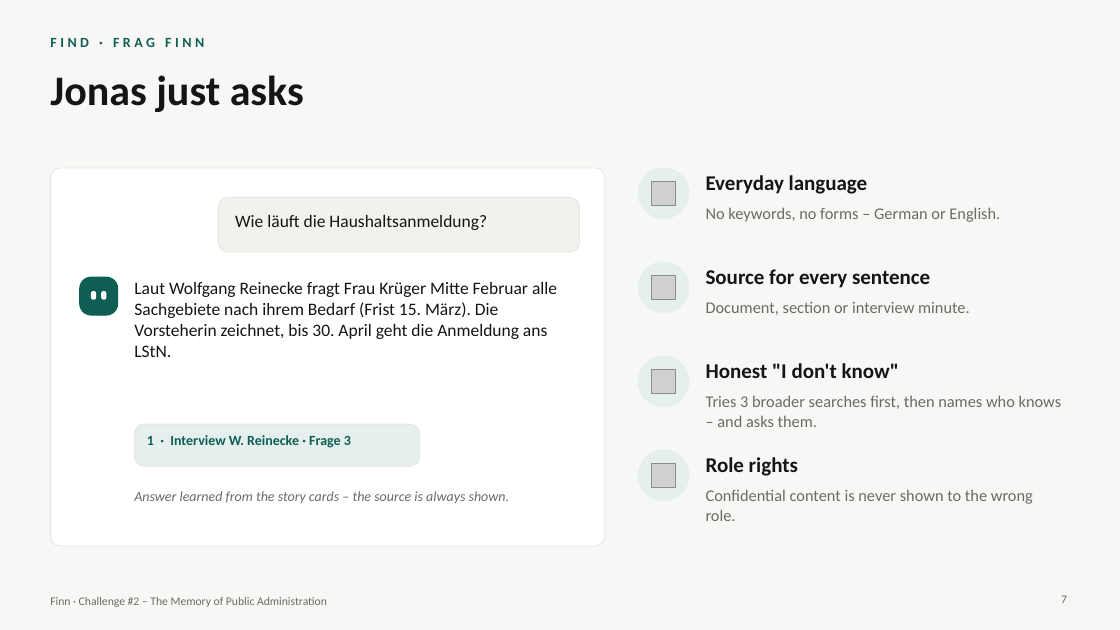
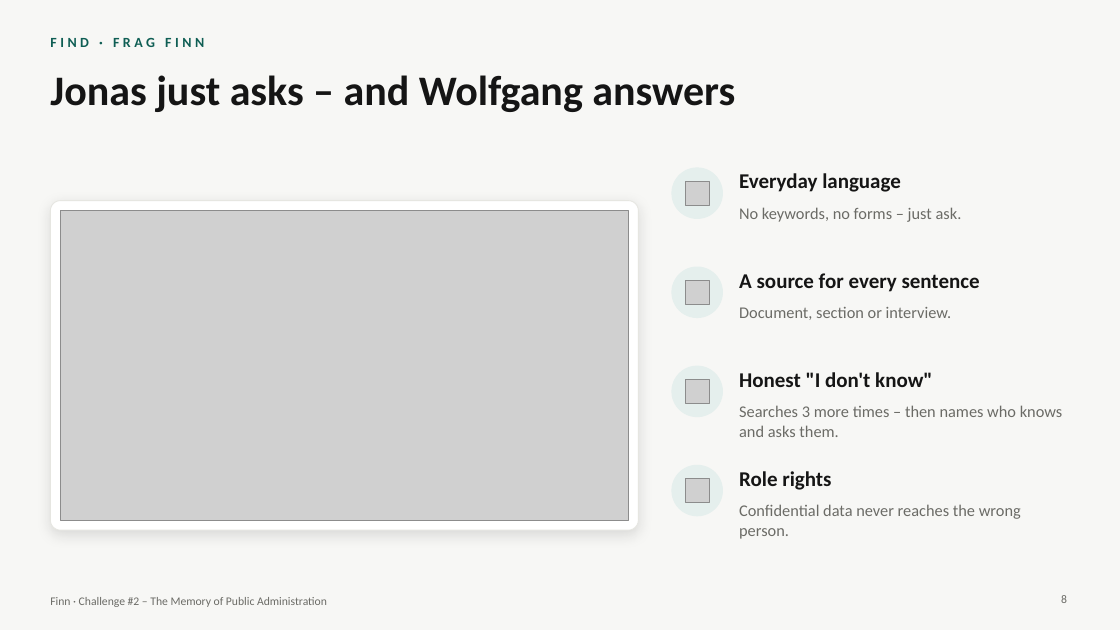
Before and after one commit to Akshai-Athota/MOE, a slide deck: slide 8 of presentation/Finn_Pitch.pptx (slide 7 before the commit). Drawn at 1120x630 pixels with LibreOffice and Linux fonts; fonts in the diff are those of the drawing; grey boxes stand for pictures. Boxes give left, top, right and bottom in pixels: in the first picture for what was removed or moved away, otherwise in the second. Text is boxed around its words. In the diff, an @@ line names an element or a change of style, - is before the commit and + after.

```diff
--- a/presentation/Finn_Pitch.pptx
+++ b/presentation/Finn_Pitch.pptx
@@ title at box(50, 75, 735, 112): text changed @@
-Jonas just asks
+Jonas just asks – and Wolfgang answers
@@ ellipse: place and size @@
-ellipse at box(639, 450, 689, 501)
+ellipse at box(672, 168, 723, 218)
@@ text "Everyday language": place and size @@
-text "Everyday language" at box(706, 175, 868, 194)
+text "Everyday language" at box(739, 173, 901, 192)
@@ rounded rectangle: place and size @@
-rounded rectangle at box(50, 168, 605, 546)
+rounded rectangle at box(50, 201, 639, 530)
@@ rounded rectangle at box(50, 201, 639, 530): shadow on; proportions changed @@
@@ rounded rectangle removed at box(218, 197, 580, 252) @@
@@ picture: place and size @@
-picture at box(652, 181, 676, 206)
+picture at box(686, 181, 710, 206)
@@ text at box(739, 207, 962, 222): text changed @@
-No keywords, no forms – German or English.
+No keywords, no forms – just ask.
@@ picture added at box(60, 211, 628, 520) @@
@@ text removed at box(235, 215, 487, 230) @@
-Wie läuft die Haushaltsanmeldung?
@@ ellipse: place and size @@
-ellipse at box(639, 356, 689, 407)
+ellipse at box(672, 267, 723, 318)
@@ rounded rectangle removed at box(80, 277, 118, 315) @@
@@ rounded rectangle removed at box(92, 292, 96, 299) @@
@@ rounded rectangle removed at box(102, 292, 106, 299) @@
@@ text removed at box(134, 282, 557, 357) @@
-Laut Wolfgang Reinecke fragt Frau Krüger Mitte Februar alle Sachgebiete nach ihrem Bedarf (Frist 15. März). Die Vorsteherin zeichnet, bis 30. April geht die Anmeldung ans LStN.
@@ picture: place and size @@
-picture at box(652, 276, 676, 300)
+picture at box(686, 281, 710, 305)
@@ text at box(739, 273, 980, 292): text changed @@
-Source for every sentence
+A source for every sentence
@@ text at box(739, 307, 951, 320): text changed @@
-Document, section or interview minute.
+Document, section or interview.
@@ ellipse: place and size @@
-ellipse at box(639, 168, 689, 218)
+ellipse at box(672, 366, 723, 417)
@@ picture: place and size @@
-picture at box(652, 370, 676, 394)
+picture at box(686, 380, 710, 404)
@@ text "Honest "I don't know"": place and size @@
-text "Honest "I don't know"" at box(706, 363, 899, 378)
+text "Honest "I don't know"" at box(739, 372, 932, 387)
@@ text at box(739, 405, 1063, 437): text changed @@
-Tries 3 broader searches first, then names who knows – and asks them.
+Searches 3 more times – then names who knows and asks them.
@@ rounded rectangle removed at box(134, 424, 420, 466) @@
@@ text removed at box(147, 435, 351, 448) @@
-1 · Interview W. Reinecke · Frage 3
@@ ellipse: place and size @@
-ellipse at box(639, 262, 689, 313)
+ellipse at box(672, 465, 723, 516)
@@ picture: place and size @@
-picture at box(652, 464, 676, 488)
+picture at box(686, 479, 710, 503)
@@ text "Role rights": place and size @@
-text "Role rights" at box(706, 457, 798, 476)
+text "Role rights" at box(739, 471, 831, 490)
@@ text removed at box(134, 491, 509, 503) @@
-Answer learned from the story cards – the source is always shown.
@@ text at box(739, 504, 1021, 539): text changed @@
-Confidential content is never shown to the wrong role.
+Confidential data never reaches the wrong person.
@@ page number at box(1061, 595, 1067, 603): text changed @@
-7
+8
```
Also in this commit, not shown: 4 other slides changed, 5 slides added, 4 slides removed.
